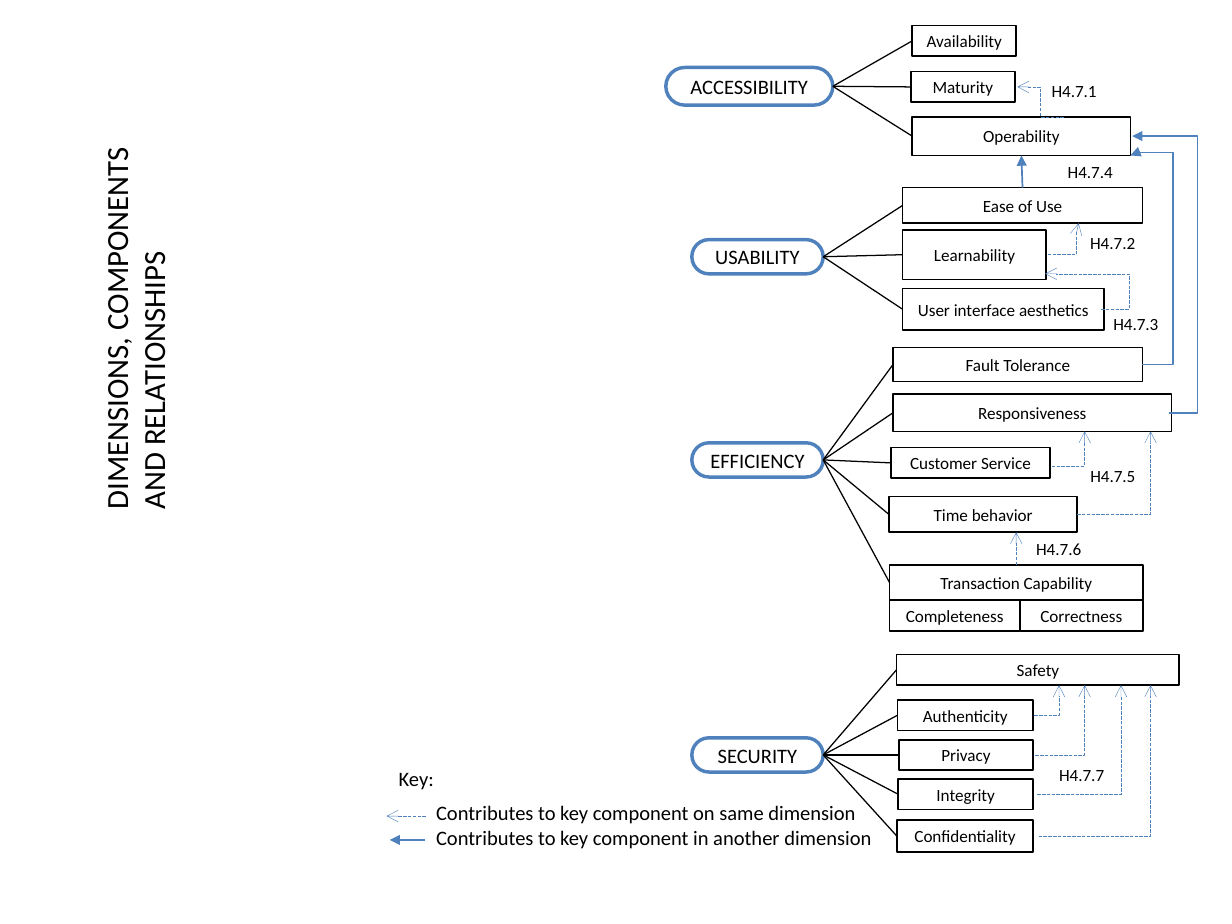
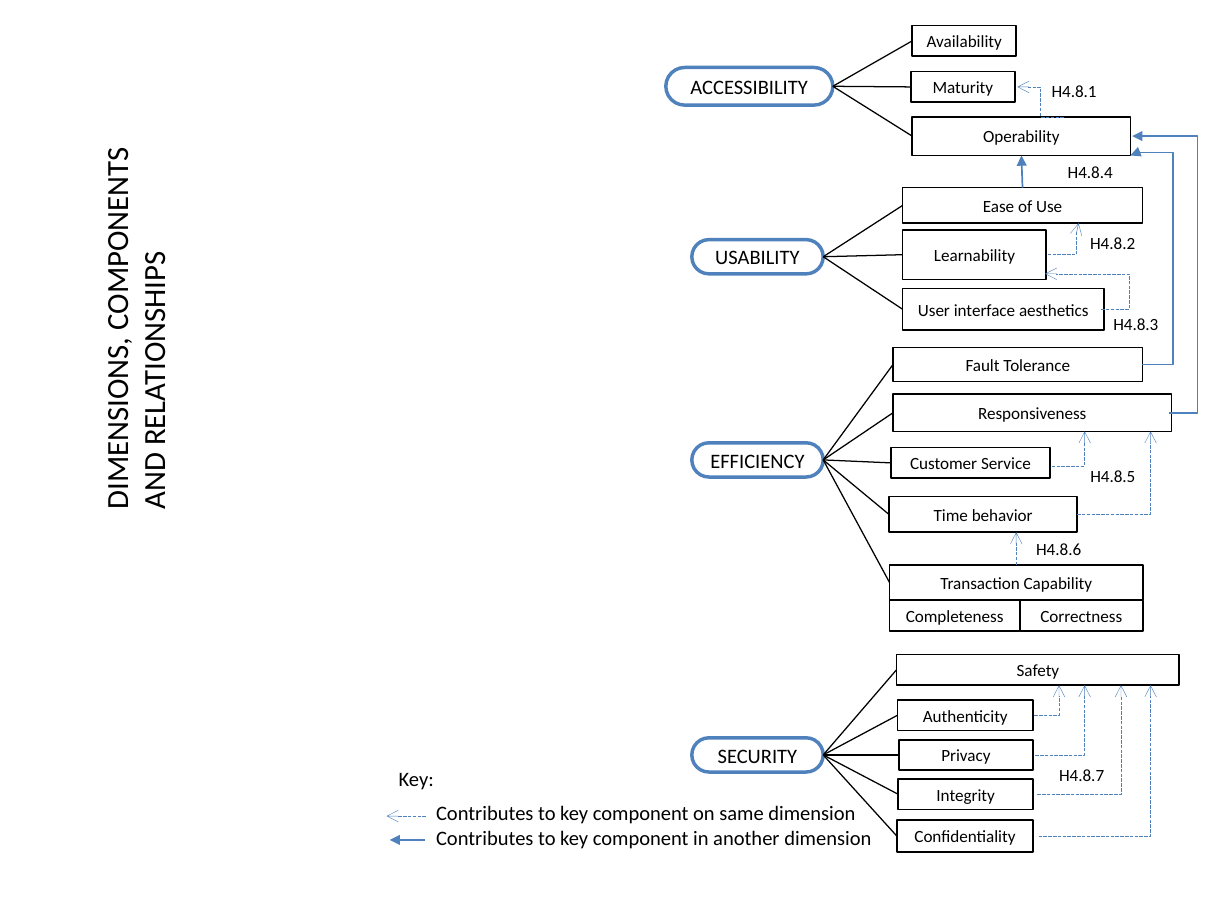
Before and after one commit to paxian/finalexam, a slide deck: slide 10 of model.pptx. Drawn at 1232x924 pixels with LibreOffice and Linux fonts; fonts in the diff are those of the drawing. Boxes give left, top, right and bottom in pixels: in the first picture for what was removed or moved away, otherwise in the second. Text is boxed around its words. In the diff, an @@ line names an element or a change of style, - is before the commit and + after.

```diff
--- a/model.pptx
+++ b/model.pptx
@@ text at <box>1052,85,1097,97</box>: text changed @@
-H4.7.1
+H4.8.1
@@ text at <box>1068,166,1113,178</box>: text changed @@
-H4.7.4
+H4.8.4
@@ text at <box>1090,237,1135,249</box>: text changed @@
-H4.7.2
+H4.8.2
@@ text at <box>1113,318,1158,330</box>: text changed @@
-H4.7.3
+H4.8.3
@@ text at <box>1090,470,1135,482</box>: text changed @@
-H4.7.5
+H4.8.5
@@ text at <box>1036,543,1081,555</box>: text changed @@
-H4.7.6
+H4.8.6
@@ text at <box>1059,769,1104,781</box>: text changed @@
-H4.7.7
+H4.8.7
```
Also in this commit, not shown: 7 other slides changed, 2 other files.
